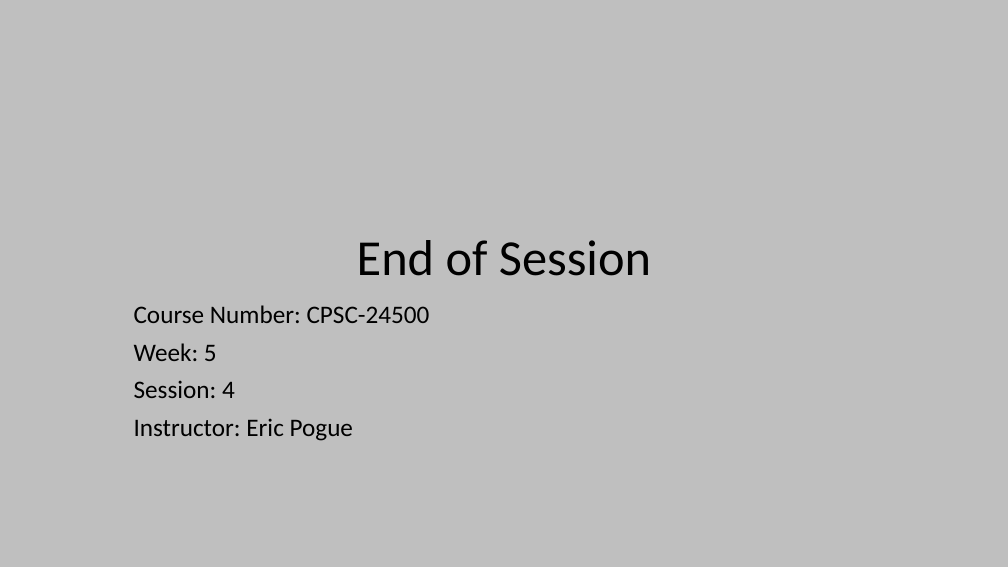
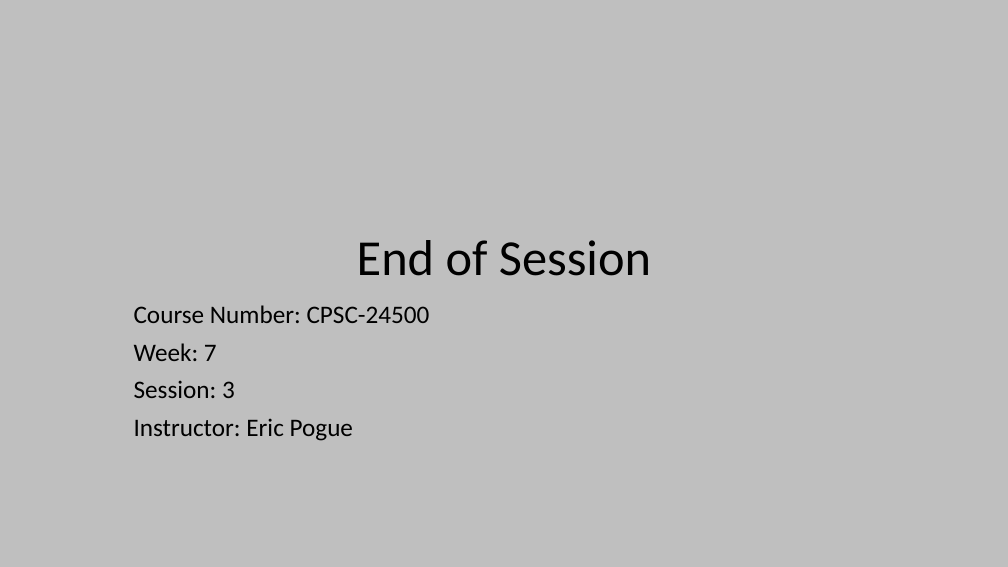
Before and after one commit to EricJPogue/www-epogue-info, a slide deck: slide 24 of CPSC-24500/Week07/2017SpringW07Slides.pptx (slide 21 before the commit). Drawn at 1008x567 pixels with LibreOffice and Linux fonts; fonts in the diff are those of the drawing. Boxes give left, top, right and bottom in pixels: in the first picture for what was removed or moved away, otherwise in the second. Text is boxed around its words. In the diff, an @@ line names an element or a change of style, - is before the commit and + after.

Commit message:
Update slides.

```diff
--- a/CPSC-24500/Week07/2017SpringW07Slides.pptx
+++ b/CPSC-24500/Week07/2017SpringW07Slides.pptx
@@ subtitle at (134, 343, 235, 398): text changed @@
-Week: 5
-Session: 4
+Week: 7
+Session: 3
```
Also in this commit, not shown: 2 other slides changed, 3 slides added, 1 other file.
